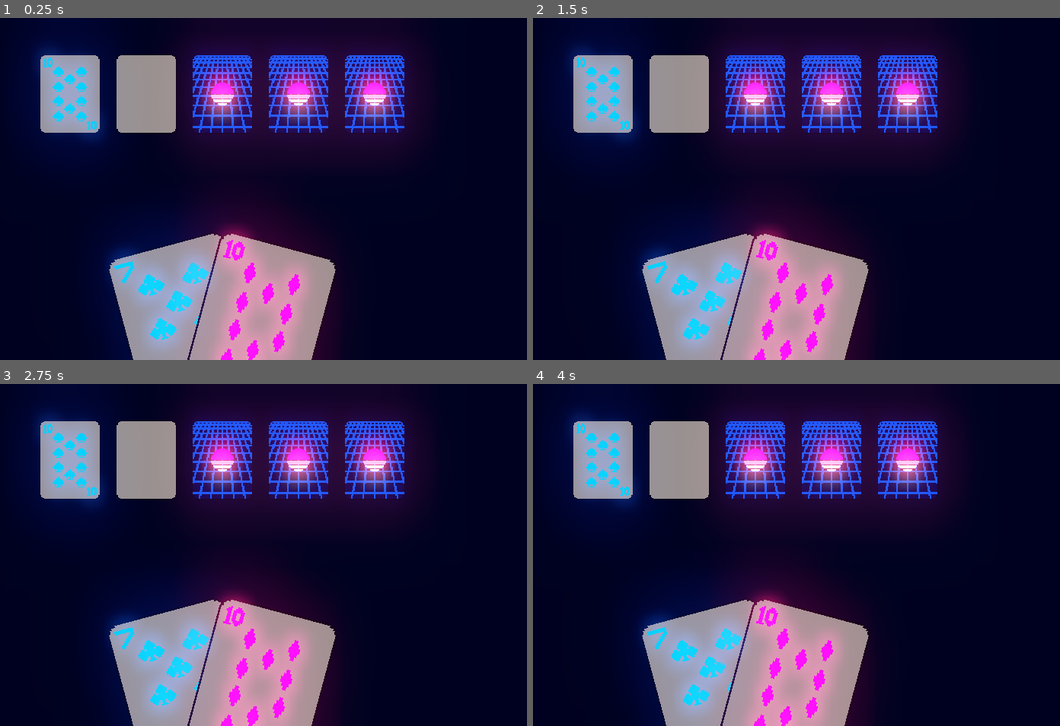
Above: before the commit, frames 1-4 (two rows, left to right).
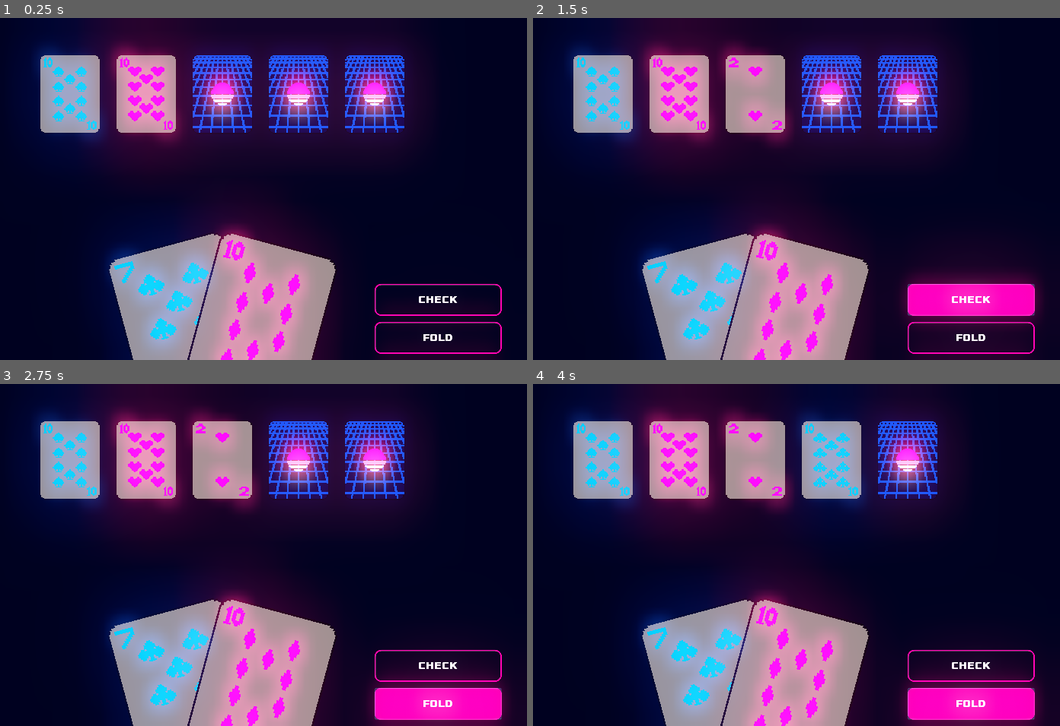
Above: after the commit, the same moments.

Repository: McLovin3/QuipPoker
Game: Godot game, scene res://Scenes/PokerGame.tscn
Two runs of this game, one before a commit and one after it. Both use one fixed random seed, a clock stepped at 60 frames per second and the inputs below. This scene is started directly instead of the project's main scene.
Inputs (mouse positions are in pixels of both pictures, inside the frame that each line leads up to):
- Up to frame 1 (0.25 s): no input
- Up to frame 2 (1.5 s): click (970, 339) at 0.5 s, where only the run after the commit has a clickable "FOLD"; click (970, 298) at 1.25 s, where only the run after the commit has a clickable "CHECK"
- Up to frame 3 (2.75 s): click (437, 705) at 2 s, where only the run after the commit has a clickable "FOLD"
- Up to frame 4 (4 s): click (970, 664) at 2.75 s, where only the run after the commit has a clickable "CHECK"; click (970, 705) at 3.5 s, where only the run after the commit has a clickable "FOLD"

The runs differ from the first frame. In frame 1, 8.2% of the frame differs, in the area x 16-96%, y 0-100%; in frame 2, 17%; in frame 3, 15%; in frame 4, 18%, in the area x 16-98%, y 0-100%.

Commit message:
Added Check button

Diff:
--- a/Card/Scripts/Card.gd
+++ b/Card/Scripts/Card.gd
@@ -4,7 +4,7 @@
 onready var _card_foreground_sprite: Sprite = $CardForeground
 onready var _card_background_sprite: Sprite = $CardBackground
 
-var _heart_path: String = "res://Card/Sprites/Hearts.png"
+var _heart_path: String = "res://Card/Sprites/Hearts/"
 var _diamond_path: String = "res://Card/Sprites/Diamonds/"
 var _spade_path: String = "res://Card/Sprites/Spades/"
 var _club_path: String = "res://Card/Sprites/Clubs/"
@@ -12,11 +12,14 @@
 
 
 func set_card_value(cardValue: int) -> void:
+	_card_foreground_sprite.texture = null
+	_card_background_sprite.texture = null
+
 	match cardValue:
 		GameManager.CardValues.ACE_OF_HEARTS:
 			_card_foreground_sprite.texture = load(_heart_path + "AceOfHearts.png")
 		GameManager.CardValues.TWO_OF_HEARTS:
-			_card_foreground_sprite.texture = load(_heart_path + "TwoOfHeats.png")
+			_card_foreground_sprite.texture = load(_heart_path + "TwoOfHearts.png")
 		GameManager.CardValues.THREE_OF_HEARTS:
 			_card_foreground_sprite.texture = load(_heart_path + "ThreeOfHearts.png")
 		GameManager.CardValues.FOUR_OF_HEARTS:
--- a/Scenes/PokerGame.tscn
+++ b/Scenes/PokerGame.tscn
@@ -1,6 +1,7 @@
-[gd_scene load_steps=2 format=2]
+[gd_scene load_steps=3 format=2]
 
 [ext_resource path="res://Scenes/Scripts/PokerGame.gd" type="Script" id=1]
+[ext_resource path="res://Scenes/NeonButton.tscn" type="PackedScene" id=2]
 
 [node name="CanvasLayer" type="CanvasLayer"]
 script = ExtResource( 1 )
@@ -25,3 +26,28 @@
 
 [node name="PlayerCard2" type="Position2D" parent="."]
 position = Vector2( 420, 480 )
+
+[node name="FoldButton" parent="." instance=ExtResource( 2 )]
+anchor_left = 1.0
+anchor_top = 1.0
+anchor_right = 1.0
+anchor_bottom = 1.0
+margin_left = -240.0
+margin_top = -60.0
+margin_right = -40.0
+margin_bottom = -10.0
+text = "FOLD"
+
+[node name="CheckButton" parent="." instance=ExtResource( 2 )]
+anchor_left = 1.0
+anchor_top = 1.0
+anchor_right = 1.0
+anchor_bottom = 1.0
+margin_left = -240.0
+margin_top = -120.0
+margin_right = -40.0
+margin_bottom = -70.0
+text = "CHECK"
+
+[connection signal="pressed" from="FoldButton" to="." method="_on_FoldButton_pressed"]
+[connection signal="pressed" from="CheckButton" to="." method="_on_PassButton_pressed"]
--- a/Scenes/Scripts/GameManager.gd
+++ b/Scenes/Scripts/GameManager.gd
@@ -76,6 +76,7 @@
 	for value in CardValues.values():
 		_deck.append(value)
 
+	randomize()
 	_deck.shuffle()
 
 	match OS.get_name():
--- a/Scenes/Scripts/PokerGame.gd
+++ b/Scenes/Scripts/PokerGame.gd
@@ -10,6 +10,12 @@
 
 onready var _first_player_position: Position2D = $PlayerCard1
 onready var _second_player_position: Position2D = $PlayerCard2
+
+onready var _check_button: Button = $CheckButton
+onready var _fold_button: Button = $FoldButton
+
+var _turn: int = 1
+var _unflipped_cards: Array = []
 
 
 func _ready():
@@ -30,18 +36,21 @@
 	third_card.set_card_value(GameManager.CardValues.BACK_OF_CARD)
 	third_card.scale = Vector2(1.5, 1.5)
 	third_card.position = _third_table_position.position
+	_unflipped_cards.append(third_card)
 
 	var fourth_card = _card.instance()
 	add_child(fourth_card)
 	fourth_card.set_card_value(GameManager.CardValues.BACK_OF_CARD)
 	fourth_card.scale = Vector2(1.5, 1.5)
 	fourth_card.position = _fourth_table_position.position
+	_unflipped_cards.append(fourth_card)
 
 	var fifth_card = _card.instance()
 	add_child(fifth_card)
 	fifth_card.set_card_value(GameManager.CardValues.BACK_OF_CARD)
 	fifth_card.scale = Vector2(1.5, 1.5)
 	fifth_card.position = _fifth_table_position.position
+	_unflipped_cards.append(fifth_card)
 
 	var first_player_card = _card.instance()
 	add_child(first_player_card)
@@ -56,3 +65,16 @@
 	second_player_card.scale = Vector2(3, 3)
 	second_player_card.position = _first_player_position.position
 	second_player_card.rotation_degrees = 15
+
+
+func _on_FoldButton_pressed():
+	pass  # Replace with function body.
+
+
+func _on_PassButton_pressed():
+	if _turn <= 4:
+		_unflipped_cards[_turn - 1].set_card_value(GameManager.get_next_card())
+		_turn += 1
+
+		if _turn == 4:
+			_check_button.disabled = true
--- a/Themes/GlobalThemes.tres
+++ b/Themes/GlobalThemes.tres
@@ -1,7 +1,7 @@
 [gd_resource type="Theme" load_steps=7 format=2]
 
 [sub_resource type="StyleBoxFlat" id=5]
-bg_color = Color( 0.560784, 0, 0.462745, 1 )
+bg_color = Color( 0.301961, 0, 0.298039, 1 )
 corner_radius_top_left = 10
 corner_radius_top_right = 10
 corner_radius_bottom_right = 10
